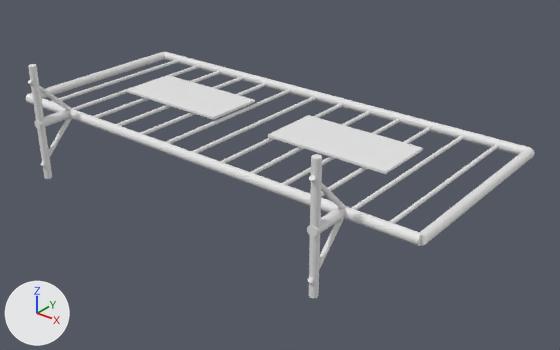
A saved change to the FBX model RutaSegura/Assets/_Project/Models/Props/SM_Valla_Bloqueo.fbx.
Before and after are seen from a 50 mm camera at (2.34, -2.05, 1.46) aimed at (0.19, 0.63, -0.2). Arrows for +X, +Y and +Z are at lower left; the lights stay in place. The older version comes first. Vertices at exactly the same position are counted once.

Script lines for the objects in view, before the commit:
```python
mat_m_metal_valla = principled_material('M_Metal_Valla')
mat_m_metal_valla.base_color = (0.8, 0.8, 0.8)  # white #e7e7e7
me_cube_002 = bpy.data.meshes.new('Cube.002')
me_cube_002.from_pydata(...)  # 820 vertices, 468 faces; spans x -1.22..1.22, y -0.01..1.22, z -0.3..0.3
me_cube_002.materials.append(mat_m_metal_valla)  # white #e7e7e7
ob_sm_valla_bloqueo = bpy.data.objects.new('SM_Valla_Bloqueo', me_cube_002)
ob_sm_valla_bloqueo.location = (0.0, 0.0, 0.0)
```
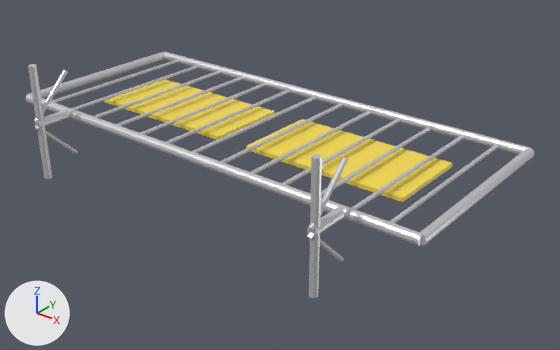
The newer file is also turned or shifted as a whole; pictures and numbers use the older file's frame.

Patch to the scene script:
```diff
--- a/RutaSegura/Assets/_Project/Models/Props/SM_Valla_Bloqueo.fbx.py
+++ b/RutaSegura/Assets/_Project/Models/Props/SM_Valla_Bloqueo.fbx.py
@@ mat_m_metal_valla @@
 mat_m_metal_valla.base_color = (0.8, 0.8, 0.8)  # white #e7e7e7
+mat_m_metal_valla.metallic = 0.6
@@ mat_m_placa_callecerrada @@
+mat_m_placa_callecerrada = principled_material('M_Placa_CalleCerrada')
+mat_m_placa_callecerrada.base_color = (0.96, 0.73, 0.08)  # yellow #fade50
+mat_m_placa_callecerrada.roughness = 0.45
@@ mat_m_placa_desvio @@
+mat_m_placa_desvio = principled_material('M_Placa_Desvio')
+mat_m_placa_desvio.base_color = (0.96, 0.73, 0.08)  # yellow #fade50
+mat_m_placa_desvio.roughness = 0.45
@@ me_cube_002 @@
 # used by ob_sm_valla_bloqueo; location = (0.0, 0.0, 0.0)
-me_cube_002.from_pydata(...)  # 820 vertices, 468 faces; spans x -1.22..1.22, y -0.01..1.22, z -0.3..0.3
+me_cube_002.from_pydata(...)  # 464 vertices, 286 faces; spans x -1.22..1.22, y -0.01..1.22, z -0.3..0.3
+# me_cube_002 part 1: a new loose piece, a box spanning x 0.09..0.95, y 0.5..0.94, z -0.05..-0.03, in mat_m_placa_callecerrada (yellow #fade50)
+# me_cube_002 part 2: a new loose piece, a box spanning x -0.95..-0.09, y 0.5..0.94, z -0.05..-0.03, in mat_m_placa_desvio (yellow #fade50)
+# me_cube_002 part 3: the loose piece of 32 vertices spanning x -0.86..-0.84, y -0.01..0.21, z 0.01..0.23 is rebuilt with 16 vertices and now spans x -0.86..-0.84, y -0.01..0.21, z 0.01..0.23
+# me_cube_002 part 4: the loose piece of 32 vertices spanning x 0.84..0.86, y -0.01..0.21, z 0.01..0.23 is rebuilt with 16 vertices and now spans x 0.84..0.86, y -0.01..0.21, z 0.01..0.23
+# me_cube_002 part 5: the loose piece of 32 vertices spanning x -0.86..-0.84, y -0.01..0.21, z -0.23..-0.01 is rebuilt with 16 vertices and now spans x -0.86..-0.84, y -0.01..0.21, z -0.23..-0.01
+# me_cube_002 part 6: the loose piece of 32 vertices spanning x 0.84..0.86, y -0.01..0.21, z -0.23..-0.01 is rebuilt with 16 vertices and now spans x 0.84..0.86, y -0.01..0.21, z -0.23..-0.01
+# me_cube_002 part 7: the loose piece of 8 vertices spanning x -0.82..-0.18, y 0.56..0.88, z 0.02..0.03 is deleted
+# me_cube_002 part 8: the loose piece of 8 vertices spanning x 0.18..0.82, y 0.56..0.88, z 0.02..0.03 is deleted
+# me_cube_002 part 9
+# 288 vertices are removed from x -1.22..1.22, y 0.0..1.22, z -0.3..0.3
+# 304 faces are deleted
+# 4 vertices are added at (1.2, 1.2, -0.02), (1.2, 1.2, 0.02), (-1.2, 1.2, -0.02), (-1.2, 1.2, 0.02)
+# 160 new faces join them, mat_m_metal_valla (white #e1e1e5)
+# other edits to the shape of me_cube_002 do not show in these pictures
 me_cube_002.materials.append(mat_m_metal_valla)
+me_cube_002.materials.append(mat_m_placa_callecerrada)  # yellow #fade50
+me_cube_002.materials.append(mat_m_placa_desvio)  # yellow #fade50
```

What differs and where, as boxes (x1, y1, x2, y2) in the pictures (560 x 350 px):
'SM_Valla_Bloqueo', surface changed, reshaped: (26, 52, 535, 298) in both
part 1 of me_cube_002, added (yellow): after (246, 119, 453, 202)
part 2 of me_cube_002, added (yellow): after (104, 79, 275, 140)
part 3 of me_cube_002, rebuilt (22% narrower, 77% taller): before (28, 80, 72, 110); after (34, 69, 68, 123)
part 4 of me_cube_002, rebuilt (11% wider, 118% taller): before (309, 175, 345, 208); after (308, 157, 348, 230)
part 5 of me_cube_002, rebuilt (33% wider, 40% shorter): before (40, 118, 72, 167); after (35, 125, 78, 154)
part 6 of me_cube_002, rebuilt (55% shorter): before (307, 218, 344, 284); after (308, 233, 344, 262)
part 7 of me_cube_002, deleted: before (126, 75, 255, 120)
part 8 of me_cube_002, deleted: before (268, 115, 423, 174)
part 9 of me_cube_002, cut back: (26, 52, 534, 298) in both
